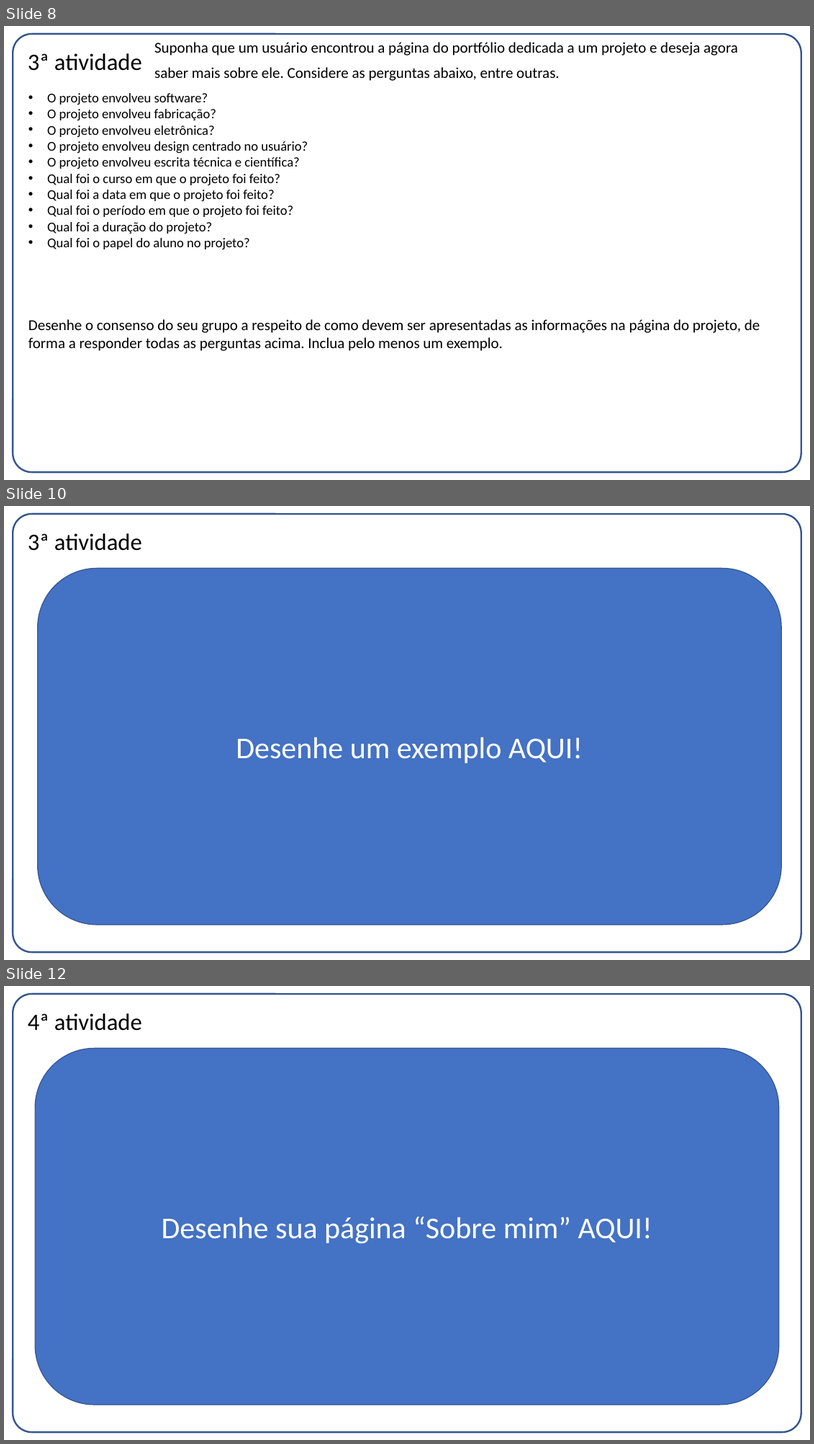
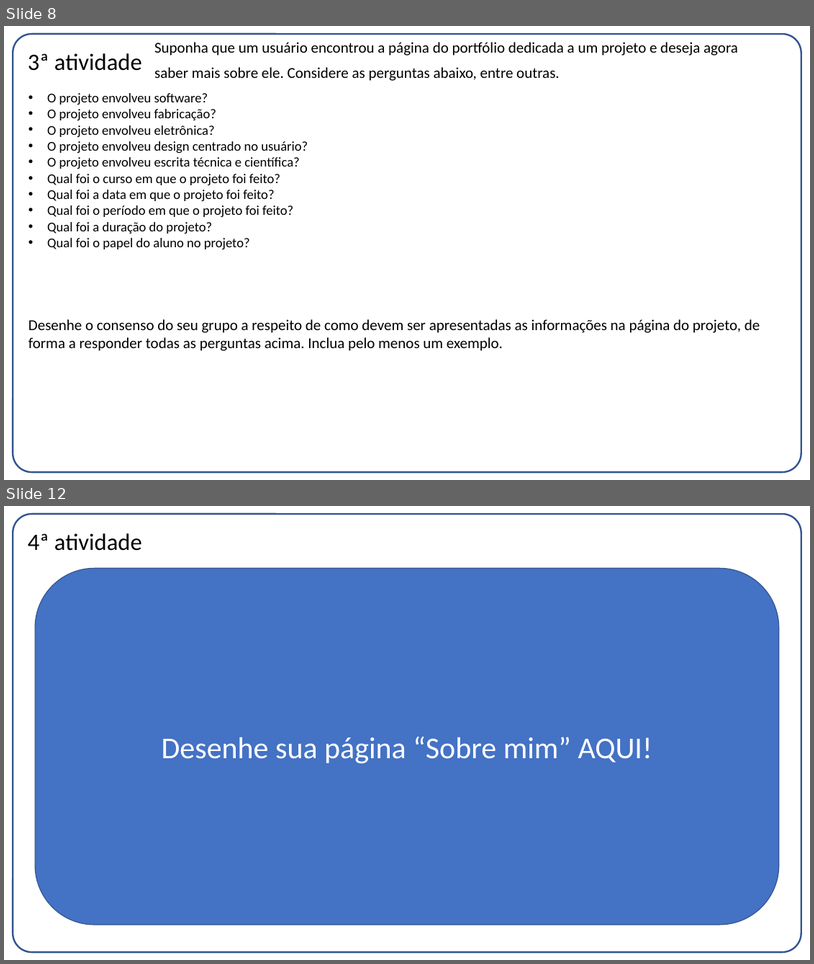
Before and after one commit to FelippeTeracini/J.L-Inc., a slide deck: Entrega01.pptx. Shown one above the other, each under a label of ours: slides 8, 10 and 12 before the commit, slides 8 and 12 after it; the slides between them are not shown. The pictures are 814x1444 and 814x964 pixels, drawn with LibreOffice and Linux fonts; fonts in the diff are those of the drawing. Boxes give left, top, right and bottom in pixels: in the first picture for what was removed or moved away, otherwise in the second. Text is boxed around its words. In the diff, an @@ line names an element or a change of style, - is before the commit and + after.

```diff
--- a/Entrega01.pptx
+++ b/Entrega01.pptx
@@ slide 10 removed at [4, 506, 810, 960], background #FFFFFF; not listed: 1 template element that a slide beside it also shows @@
@@ title removed at [28, 533, 142, 551] @@
-3ª atividade
@@ rounded rectangle removed at [38, 569, 782, 924] @@
-Desenhe um exemplo AQUI!
```
Also in this commit, not shown: 4 slides changed, 2 slides added, 1 other slide removed.
